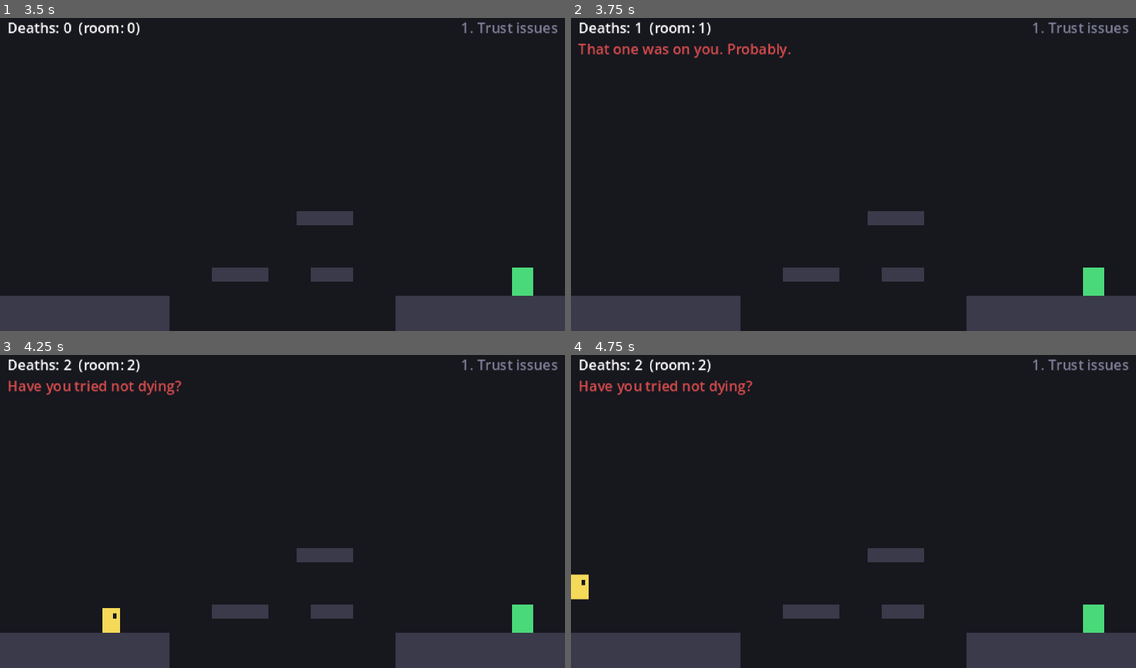
Above: before the commit, frames 1-4 (two rows, left to right).
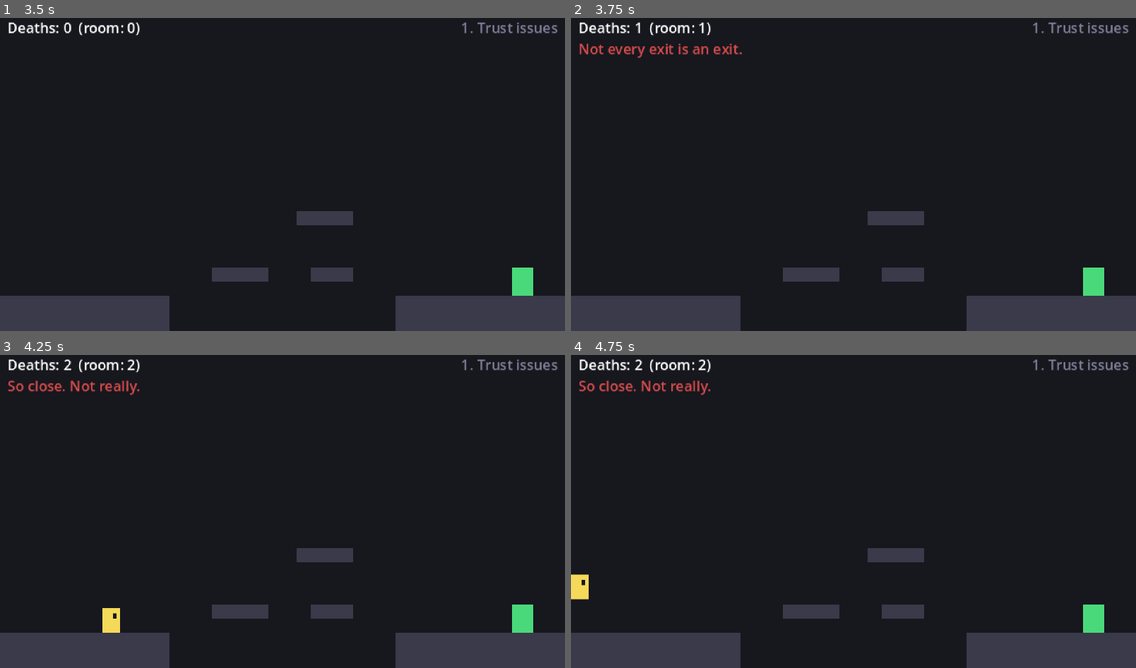
Above: after the commit, the same moments.

Repository: anthony-developer-FS/evil-rage
Game: Godot game, scene res://scenes/main.tscn
Same seed, same stepped clock (60 frames per second), same inputs: the game is played once before the commit and once after it.
Inputs:
- Up to frame 1 (3.5 s): tap Enter at 0.5 s; hold Space (jump) 0.53-1.28 s; hold D (move_right) 0.53-2.03 s; tap Space (jump) at 1.35, 1.52, 1.82, 2.85, 3.02, 3.32 s; hold A (move_left) 2.03-2.78 s; hold Space (jump) 2.03-2.78 s; hold D (move_right) from 2.78 s (still down)
- Up to frame 2 (3.75 s): keep holding D (move_right); hold Space (jump) from 3.53 s (still down)
- Up to frame 3 (4.25 s): keep holding D (move_right); keep holding Space (jump); tap R (restart) at 4.15 s
- Up to frame 4 (4.75 s): release D (move_right) at 4.28 s; release Space (jump) at 4.28 s; hold A (move_left) from 4.28 s (still down); tap Space (jump) at 4.35, 4.52 s

Frame 1 is identical in both runs. In frame 2, 0.8% of the frame differs, in the area x 1-39%, y 8-13%; in frame 3, 0.7%; in frame 4, 0.7%.

Commit message:
Add rooms 7 to 12 with a spring pad and a decoy exit
Six more rooms chain on from room 6: a decoy exit, a spring that only
clears the wall if you don't hold jump, a wall-jump shaft with a
trapdoor at the top, a spring you must hold, a crumbling bridge into pop
spikes, and a finale that mixes them. Room 12 is now the last room.

The spring calls Player.launch(), which counts as a jump so releasing
jump cuts the bounce short. Level tests get scripted solve and naive
runs for every new room, troll tests cover the spring and decoy, and
level_test can now run selected rooms and trace the player's path.

Co-Authored-By: Claude Opus 5.5 (1M context) <noreply@anthropic.com>
Claude-Session: https://claude.ai/code/session_01F1aEtjpwUALM39CZ6aHbtG

Diff:
--- /dev/null
+++ b/scenes/objects/spring.tscn
@@ -0,0 +1,10 @@
+[gd_scene load_steps=2 format=3]
+
+[ext_resource type="Script" path="res://scripts/spring.gd" id="1"]
+
+[node name="Spring" type="Area2D"]
+collision_layer = 0
+collision_mask = 2
+script = ExtResource("1")
+
+[node name="CollisionShape2D" type="CollisionShape2D" parent="."]
--- a/scenes/rooms/room_06.tscn
+++ b/scenes/rooms/room_06.tscn
@@ -55,6 +55,7 @@
 
 [node name="Goal" parent="." instance=ExtResource("runaway")]
 position = Vector2(240, 160)
+next_room = "res://scenes/rooms/room_07.tscn"
 flee_points = PackedVector2Array(296, 160)
 
 [node name="Player" parent="." instance=ExtResource("player")]
--- /dev/null
+++ b/scenes/rooms/room_07.tscn
@@ -0,0 +1,67 @@
+[gd_scene load_steps=7 format=3]
+
+[ext_resource type="Script" path="res://scripts/room.gd" id="room"]
+[ext_resource type="PackedScene" path="res://scenes/objects/player.tscn" id="player"]
+[ext_resource type="PackedScene" path="res://scenes/objects/block.tscn" id="block"]
+[ext_resource type="PackedScene" path="res://scenes/objects/hazard.tscn" id="hazard"]
+[ext_resource type="PackedScene" path="res://scenes/trolls/decoy_goal.tscn" id="decoy"]
+[ext_resource type="PackedScene" path="res://scenes/objects/goal.tscn" id="goal"]
+
+[node name="Room07" type="Node2D"]
+script = ExtResource("room")
+
+[node name="Background" type="ColorRect" parent="."]
+offset_right = 320.0
+offset_bottom = 180.0
+color = Color(0.09, 0.09, 0.12, 1)
+
+[node name="Title" type="Label" parent="."]
+offset_left = 160.0
+offset_top = 2.0
+offset_right = 316.0
+offset_bottom = 14.0
+horizontal_alignment = 2
+theme_override_colors/font_color = Color(0.5, 0.5, 0.6, 1)
+theme_override_font_sizes/font_size = 8
+text = "7. Exit, stage left"
+
+[node name="WallLeft" parent="." instance=ExtResource("block")]
+position = Vector2(-16, -64)
+size = Vector2(16, 244)
+
+[node name="WallRight" parent="." instance=ExtResource("block")]
+position = Vector2(320, -64)
+size = Vector2(16, 244)
+
+[node name="Floor" parent="." instance=ExtResource("block")]
+position = Vector2(0, 160)
+size = Vector2(320, 20)
+
+[node name="Spikes" parent="." instance=ExtResource("hazard")]
+position = Vector2(96, 152)
+size = Vector2(16, 8)
+
+[node name="Step1" parent="." instance=ExtResource("block")]
+position = Vector2(184, 132)
+size = Vector2(24, 8)
+
+[node name="Step2" parent="." instance=ExtResource("block")]
+position = Vector2(224, 104)
+size = Vector2(32, 8)
+
+[node name="Ledge" parent="." instance=ExtResource("block")]
+position = Vector2(80, 72)
+size = Vector2(120, 8)
+
+[node name="Exit" parent="." instance=ExtResource("decoy")]
+position = Vector2(296, 160)
+
+[node name="Spawn" type="Marker2D" parent="."]
+position = Vector2(24, 160)
+
+[node name="Goal" parent="." instance=ExtResource("goal")]
+position = Vector2(96, 72)
+next_room = "res://scenes/rooms/room_08.tscn"
+
+[node name="Player" parent="." instance=ExtResource("player")]
+position = Vector2(24, 160)
--- /dev/null
+++ b/scenes/rooms/room_08.tscn
@@ -0,0 +1,65 @@
+[gd_scene load_steps=7 format=3]
+
+[ext_resource type="Script" path="res://scripts/room.gd" id="room"]
+[ext_resource type="PackedScene" path="res://scenes/objects/player.tscn" id="player"]
+[ext_resource type="PackedScene" path="res://scenes/objects/block.tscn" id="block"]
+[ext_resource type="PackedScene" path="res://scenes/objects/hazard.tscn" id="hazard"]
+[ext_resource type="PackedScene" path="res://scenes/objects/spring.tscn" id="spring"]
+[ext_resource type="PackedScene" path="res://scenes/objects/goal.tscn" id="goal"]
+
+[node name="Room08" type="Node2D"]
+script = ExtResource("room")
+
+[node name="Background" type="ColorRect" parent="."]
+offset_right = 320.0
+offset_bottom = 180.0
+color = Color(0.09, 0.09, 0.12, 1)
+
+[node name="Title" type="Label" parent="."]
+offset_left = 160.0
+offset_top = 2.0
+offset_right = 316.0
+offset_bottom = 14.0
+horizontal_alignment = 2
+theme_override_colors/font_color = Color(0.5, 0.5, 0.6, 1)
+theme_override_font_sizes/font_size = 8
+text = "8. Don't hold it"
+
+[node name="WallLeft" parent="." instance=ExtResource("block")]
+position = Vector2(-16, -64)
+size = Vector2(16, 244)
+
+[node name="WallRight" parent="." instance=ExtResource("block")]
+position = Vector2(320, -64)
+size = Vector2(16, 244)
+
+[node name="Floor" parent="." instance=ExtResource("block")]
+position = Vector2(0, 160)
+size = Vector2(320, 20)
+
+[node name="Ceiling" parent="." instance=ExtResource("block")]
+position = Vector2(96, 0)
+size = Vector2(112, 24)
+
+[node name="CeilingSpikes" parent="." instance=ExtResource("hazard")]
+position = Vector2(96, 32)
+size = Vector2(112, 8)
+scale = Vector2(1, -1)
+
+[node name="Wall" parent="." instance=ExtResource("block")]
+position = Vector2(176, 96)
+size = Vector2(16, 64)
+
+[node name="Spring" parent="." instance=ExtResource("spring")]
+position = Vector2(152, 156)
+power = 800.0
+
+[node name="Spawn" type="Marker2D" parent="."]
+position = Vector2(24, 160)
+
+[node name="Goal" parent="." instance=ExtResource("goal")]
+position = Vector2(296, 160)
+next_room = "res://scenes/rooms/room_09.tscn"
+
+[node name="Player" parent="." instance=ExtResource("player")]
+position = Vector2(24, 160)
--- /dev/null
+++ b/scenes/rooms/room_09.tscn
@@ -0,0 +1,72 @@
+[gd_scene load_steps=7 format=3]
+
+[ext_resource type="Script" path="res://scripts/room.gd" id="room"]
+[ext_resource type="PackedScene" path="res://scenes/objects/player.tscn" id="player"]
+[ext_resource type="PackedScene" path="res://scenes/objects/block.tscn" id="block"]
+[ext_resource type="PackedScene" path="res://scenes/trolls/fake_floor.tscn" id="fake"]
+[ext_resource type="PackedScene" path="res://scenes/objects/hazard.tscn" id="hazard"]
+[ext_resource type="PackedScene" path="res://scenes/objects/goal.tscn" id="goal"]
+
+[node name="Room09" type="Node2D"]
+script = ExtResource("room")
+
+[node name="Background" type="ColorRect" parent="."]
+offset_right = 320.0
+offset_bottom = 180.0
+color = Color(0.09, 0.09, 0.12, 1)
+
+[node name="Title" type="Label" parent="."]
+offset_left = 160.0
+offset_top = 2.0
+offset_right = 316.0
+offset_bottom = 14.0
+horizontal_alignment = 2
+theme_override_colors/font_color = Color(0.5, 0.5, 0.6, 1)
+theme_override_font_sizes/font_size = 8
+text = "9. Shaft"
+
+[node name="WallLeft" parent="." instance=ExtResource("block")]
+position = Vector2(-16, -64)
+size = Vector2(16, 244)
+
+[node name="WallRight" parent="." instance=ExtResource("block")]
+position = Vector2(320, -64)
+size = Vector2(16, 244)
+
+[node name="Floor" parent="." instance=ExtResource("block")]
+position = Vector2(0, 160)
+size = Vector2(184, 20)
+
+[node name="Pillar" parent="." instance=ExtResource("block")]
+position = Vector2(120, -64)
+size = Vector2(16, 192)
+
+[node name="ShaftWall" parent="." instance=ExtResource("block")]
+position = Vector2(168, 32)
+size = Vector2(16, 128)
+
+[node name="Trapdoor" parent="." instance=ExtResource("fake")]
+position = Vector2(184, 32)
+size = Vector2(32, 8)
+
+[node name="Shelf" parent="." instance=ExtResource("block")]
+position = Vector2(216, 32)
+size = Vector2(104, 8)
+
+[node name="PitFloor" parent="." instance=ExtResource("block")]
+position = Vector2(184, 168)
+size = Vector2(136, 12)
+
+[node name="PitSpikes" parent="." instance=ExtResource("hazard")]
+position = Vector2(184, 160)
+size = Vector2(136, 8)
+
+[node name="Spawn" type="Marker2D" parent="."]
+position = Vector2(24, 160)
+
+[node name="Goal" parent="." instance=ExtResource("goal")]
+position = Vector2(296, 32)
+next_room = "res://scenes/rooms/room_10.tscn"
+
+[node name="Player" parent="." instance=ExtResource("player")]
+position = Vector2(24, 160)
--- /dev/null
+++ b/scenes/rooms/room_10.tscn
@@ -0,0 +1,65 @@
+[gd_scene load_steps=7 format=3]
+
+[ext_resource type="Script" path="res://scripts/room.gd" id="room"]
+[ext_resource type="PackedScene" path="res://scenes/objects/player.tscn" id="player"]
+[ext_resource type="PackedScene" path="res://scenes/objects/block.tscn" id="block"]
+[ext_resource type="PackedScene" path="res://scenes/objects/spring.tscn" id="spring"]
+[ext_resource type="PackedScene" path="res://scenes/objects/hazard.tscn" id="hazard"]
+[ext_resource type="PackedScene" path="res://scenes/trolls/runaway_goal.tscn" id="runaway"]
+
+[node name="Room10" type="Node2D"]
+script = ExtResource("room")
+
+[node name="Background" type="ColorRect" parent="."]
+offset_right = 320.0
+offset_bottom = 180.0
+color = Color(0.09, 0.09, 0.12, 1)
+
+[node name="Title" type="Label" parent="."]
+offset_left = 160.0
+offset_top = 2.0
+offset_right = 316.0
+offset_bottom = 14.0
+horizontal_alignment = 2
+theme_override_colors/font_color = Color(0.5, 0.5, 0.6, 1)
+theme_override_font_sizes/font_size = 8
+text = "10. Now hold it"
+
+[node name="WallLeft" parent="." instance=ExtResource("block")]
+position = Vector2(-16, -64)
+size = Vector2(16, 244)
+
+[node name="WallRight" parent="." instance=ExtResource("block")]
+position = Vector2(320, -64)
+size = Vector2(16, 244)
+
+[node name="FloorStart" parent="." instance=ExtResource("block")]
+position = Vector2(0, 160)
+size = Vector2(112, 20)
+
+[node name="Spring" parent="." instance=ExtResource("spring")]
+position = Vector2(88, 156)
+power = 480.0
+
+[node name="PitFloor" parent="." instance=ExtResource("block")]
+position = Vector2(112, 168)
+size = Vector2(208, 12)
+
+[node name="PitSpikes" parent="." instance=ExtResource("hazard")]
+position = Vector2(112, 160)
+size = Vector2(208, 8)
+
+[node name="High" parent="." instance=ExtResource("block")]
+position = Vector2(168, 64)
+size = Vector2(152, 8)
+
+[node name="Spawn" type="Marker2D" parent="."]
+position = Vector2(24, 160)
+
+[node name="Goal" parent="." instance=ExtResource("runaway")]
+position = Vector2(232, 64)
+next_room = "res://scenes/rooms/room_11.tscn"
+flee_points = PackedVector2Array(300, 64)
+
+[node name="Player" parent="." instance=ExtResource("player")]
+position = Vector2(24, 160)
--- /dev/null
+++ b/scenes/rooms/room_11.tscn
@@ -0,0 +1,87 @@
+[gd_scene load_steps=7 format=3]
+
+[ext_resource type="Script" path="res://scripts/room.gd" id="room"]
+[ext_resource type="PackedScene" path="res://scenes/objects/player.tscn" id="player"]
+[ext_resource type="PackedScene" path="res://scenes/objects/block.tscn" id="block"]
+[ext_resource type="PackedScene" path="res://scenes/trolls/fake_floor.tscn" id="fake"]
+[ext_resource type="PackedScene" path="res://scenes/trolls/pop_spikes.tscn" id="pop"]
+[ext_resource type="PackedScene" path="res://scenes/objects/goal.tscn" id="goal"]
+
+[node name="Room11" type="Node2D"]
+script = ExtResource("room")
+
+[node name="Background" type="ColorRect" parent="."]
+offset_right = 320.0
+offset_bottom = 180.0
+color = Color(0.09, 0.09, 0.12, 1)
+
+[node name="Title" type="Label" parent="."]
+offset_left = 160.0
+offset_top = 2.0
+offset_right = 316.0
+offset_bottom = 14.0
+horizontal_alignment = 2
+theme_override_colors/font_color = Color(0.5, 0.5, 0.6, 1)
+theme_override_font_sizes/font_size = 8
+text = "11. Don't stop"
+
+[node name="WallLeft" parent="." instance=ExtResource("block")]
+position = Vector2(-16, -64)
+size = Vector2(16, 244)
+
+[node name="WallRight" parent="." instance=ExtResource("block")]
+position = Vector2(320, -64)
+size = Vector2(16, 244)
+
+[node name="FloorStart" parent="." instance=ExtResource("block")]
+position = Vector2(0, 160)
+size = Vector2(64, 20)
+
+[node name="Bridge1" parent="." instance=ExtResource("fake")]
+position = Vector2(64, 160)
+size = Vector2(32, 20)
+delay = 0.3
+
+[node name="Bridge2" parent="." instance=ExtResource("fake")]
+position = Vector2(96, 160)
+size = Vector2(32, 20)
+delay = 0.3
+
+[node name="Bridge3" parent="." instance=ExtResource("fake")]
+position = Vector2(128, 160)
+size = Vector2(32, 20)
+delay = 0.3
+
+[node name="Bridge4" parent="." instance=ExtResource("fake")]
+position = Vector2(160, 160)
+size = Vector2(32, 20)
+delay = 0.3
+
+[node name="Bridge5" parent="." instance=ExtResource("fake")]
+position = Vector2(192, 160)
+size = Vector2(32, 20)
+delay = 0.3
+
+[node name="Bridge6" parent="." instance=ExtResource("fake")]
+position = Vector2(224, 160)
+size = Vector2(32, 20)
+delay = 0.3
+
+[node name="FloorEnd" parent="." instance=ExtResource("block")]
+position = Vector2(256, 160)
+size = Vector2(64, 20)
+
+[node name="Surprise" parent="." instance=ExtResource("pop")]
+position = Vector2(256, 152)
+size = Vector2(32, 8)
+trigger = Rect2(-4, -40, 40, 40)
+
+[node name="Spawn" type="Marker2D" parent="."]
+position = Vector2(24, 160)
+
+[node name="Goal" parent="." instance=ExtResource("goal")]
+position = Vector2(304, 160)
+next_room = "res://scenes/rooms/room_12.tscn"
+
+[node name="Player" parent="." instance=ExtResource("player")]
+position = Vector2(24, 160)
--- /dev/null
+++ b/scenes/rooms/room_12.tscn
@@ -0,0 +1,74 @@
+[gd_scene load_steps=9 format=3]
+
+[ext_resource type="Script" path="res://scripts/room.gd" id="room"]
+[ext_resource type="PackedScene" path="res://scenes/objects/player.tscn" id="player"]
+[ext_resource type="PackedScene" path="res://scenes/objects/block.tscn" id="block"]
+[ext_resource type="PackedScene" path="res://scenes/trolls/fake_floor.tscn" id="fake"]
+[ext_resource type="PackedScene" path="res://scenes/trolls/pop_spikes.tscn" id="pop"]
+[ext_resource type="PackedScene" path="res://scenes/objects/spring.tscn" id="spring"]
+[ext_resource type="PackedScene" path="res://scenes/trolls/decoy_goal.tscn" id="decoy"]
+[ext_resource type="PackedScene" path="res://scenes/trolls/runaway_goal.tscn" id="runaway"]
+
+[node name="Room12" type="Node2D"]
+script = ExtResource("room")
+
+[node name="Background" type="ColorRect" parent="."]
+offset_right = 320.0
+offset_bottom = 180.0
+color = Color(0.09, 0.09, 0.12, 1)
+
+[node name="Title" type="Label" parent="."]
+offset_left = 160.0
+offset_top = 2.0
+offset_right = 316.0
+offset_bottom = 14.0
+horizontal_alignment = 2
+theme_override_colors/font_color = Color(0.5, 0.5, 0.6, 1)
+theme_override_font_sizes/font_size = 8
+text = "12. The end?"
+
+[node name="WallLeft" parent="." instance=ExtResource("block")]
+position = Vector2(-16, -64)
+size = Vector2(16, 244)
+
+[node name="WallRight" parent="." instance=ExtResource("block")]
+position = Vector2(320, -64)
+size = Vector2(16, 244)
+
+[node name="FloorStart" parent="." instance=ExtResource("block")]
+position = Vector2(0, 160)
+size = Vector2(56, 20)
+
+[node name="TakeOff" parent="." instance=ExtResource("fake")]
+position = Vector2(56, 160)
+size = Vector2(24, 20)
+
+[node name="Floor" parent="." instance=ExtResource("block")]
+position = Vector2(96, 160)
+size = Vector2(224, 20)
+
+[node name="Surprise" parent="." instance=ExtResource("pop")]
+position = Vector2(160, 152)
+size = Vector2(32, 8)
+trigger = Rect2(-4, -40, 40, 40)
+
+[node name="Spring" parent="." instance=ExtResource("spring")]
+position = Vector2(240, 156)
+power = 480.0
+
+[node name="Ledge" parent="." instance=ExtResource("block")]
+position = Vector2(280, 88)
+size = Vector2(40, 8)
+
+[node name="Exit" parent="." instance=ExtResource("decoy")]
+position = Vector2(296, 160)
+
+[node name="Spawn" type="Marker2D" parent="."]
+position = Vector2(24, 160)
+
+[node name="Goal" parent="." instance=ExtResource("runaway")]
+position = Vector2(290, 88)
+flee_points = PackedVector2Array(310, 88)
+
+[node name="Player" parent="." instance=ExtResource("player")]
+position = Vector2(24, 160)
--- /dev/null
+++ b/scenes/trolls/decoy_goal.tscn
@@ -0,0 +1,15 @@
+[gd_scene load_steps=3 format=3]
+
+[ext_resource type="Script" path="res://scripts/trolls/decoy_goal.gd" id="1"]
+
+[sub_resource type="RectangleShape2D" id="shape"]
+size = Vector2(12, 16)
+
+[node name="DecoyGoal" type="Area2D"]
+collision_layer = 0
+collision_mask = 2
+script = ExtResource("1")
+
+[node name="CollisionShape2D" type="CollisionShape2D" parent="."]
+position = Vector2(0, -8)
+shape = SubResource("shape")
--- a/scripts/game.gd
+++ b/scripts/game.gd
@@ -15,6 +15,9 @@
 	"Trust nothing. Especially me.",
 	"So close. Not really.",
 	"Your controller is fine. You're not.",
+	"Not every exit is an exit.",
+	"You held jump, didn't you?",
+	"Up is a direction. Not always the right one.",
 ]
 
 var total_deaths := 0
--- a/scripts/player.gd
+++ b/scripts/player.gd
@@ -21,7 +21,8 @@
 		return
 
 	var input_dir := Input.get_axis("move_left", "move_right")
-	var on_floor := is_on_floor()
+	# Launched off the floor this tick (by a spring) counts as airborne.
+	var on_floor := is_on_floor() and velocity.y >= 0.0
 	var wall_dir := _get_wall_dir()
 
 	_tick_timers(delta, on_floor)
@@ -50,6 +51,15 @@
 	is_dead = true
 	velocity = Vector2.ZERO
 	died.emit()
+
+
+## Throws the player upward, as a spring does. It counts as a jump: let go of jump
+## early and the rise is cut short, so holding jump decides how high they go.
+func launch(speed: float) -> void:
+	velocity.y = -speed
+	_jumping = true
+	_coyote_timer = 0.0
+	_buffer_timer = 0.0
 
 
 func _tick_timers(delta: float, on_floor: bool) -> void:
--- /dev/null
+++ b/scripts/spring.gd
@@ -0,0 +1,43 @@
+@tool
+class_name Spring
+extends Area2D
+## Bounce pad. Sits on top of the floor and launches the player on touch. Hold jump
+## for the full bounce, let go for a short one.
+
+@export var size := Vector2(16, 4):
+	set(value):
+		size = value
+		_sync()
+## Launch speed. The full bounce reaches about speed² / 1800 pixels.
+@export var power := 420.0
+@export var color := Color("4ac0d9")
+
+
+func _ready() -> void:
+	_sync()
+	if not Engine.is_editor_hint():
+		body_entered.connect(_on_body_entered)
+
+
+func _sync() -> void:
+	if not is_inside_tree():
+		return
+	var shape := $CollisionShape2D as CollisionShape2D
+	if shape:
+		var rect := RectangleShape2D.new()
+		rect.size = size
+		shape.shape = rect
+		shape.position = size / 2.0
+	queue_redraw()
+
+
+func _draw() -> void:
+	# Pad on top, coil underneath.
+	draw_rect(Rect2(0, 0, size.x, 2), color)
+	for x in range(2, int(size.x) - 1, 4):
+		draw_rect(Rect2(x, 2, 2, size.y - 2), color.darkened(0.4))
+
+
+func _on_body_entered(body: Node2D) -> void:
+	if body is Player and not body.is_dead and body.velocity.y >= 0.0:
+		body.launch(power)
--- /dev/null
+++ b/scripts/trolls/decoy_goal.gd
@@ -0,0 +1,27 @@
+@tool
+class_name DecoyGoal
+extends Goal
+## Looks exactly like the exit. Bites.
+
+var _bit := false
+
+
+func _draw() -> void:
+	if not _bit:
+		super()
+		return
+	# Show its teeth for the moment before the room reloads.
+	draw_rect(Rect2(-6, -16, 12, 16), Color("d94a4a"))
+	for i in 3:
+		var x := -6 + i * 4
+		draw_colored_polygon(PackedVector2Array([
+			Vector2(x, -10), Vector2(x + 2, -6), Vector2(x + 4, -10)
+		]), Color("1a1a22"))
+
+
+func _on_body_entered(body: Node2D) -> void:
+	if not body is Player or body.is_dead:
+		return
+	_bit = true
+	queue_redraw()
+	body.die()
--- a/tests/level_test.gd
+++ b/tests/level_test.gd
@@ -2,6 +2,7 @@
 ## Proves every prototype room can be beaten by playing a scripted run through it,
 ## and that the obvious naive route fails because of the troll. Run with:
 ##   godot --headless --path . res://tests/level_test.tscn
+## Pass room names after "--" to check only those rooms, e.g. "-- room_07 room_08".
 ## Exits with code 0 when every check passes, 1 otherwise.
 ##
 ## Script commands: ["right", x] / ["left", x] hold a direction until the player
@@ -9,7 +10,16 @@
 ## current direction. ["hold", frames] keeps the direction. ["idle", frames] lets go.
 ## After the script ends the current direction is held until the run resolves.
 
-const RUNS := {
+## Room 9: walk into the shaft, then wall jump between its walls until the top.
+const SHAFT_CLIMB := [
+	["right", 162.5], ["jump", 20], ["jump", 8],
+	["left", 141.5], ["jump", 8], ["right", 162.5], ["jump", 8],
+	["left", 141.5], ["jump", 8], ["right", 162.5], ["jump", 8],
+	["left", 141.5], ["jump", 8], ["right", 162.5], ["jump", 8],
+	["left", 141.5], ["jump", 8],
+]
+
+var runs := {
 	"room_01": {
 		"solve": [["right", 84], ["jump", 60], ["idle", 20], ["right", 142], ["jump", 60], ["right", 400]],
 		"naive": [["right", 84], ["jump", 60], ["idle", 20], ["right", 148], ["jump", 8], ["right", 400]],
@@ -34,15 +44,43 @@
 		"solve": [["right", 50], ["jump", 60], ["right", 148], ["jump", 60], ["right", 400]],
 		"naive": [["right", 400]],
 	},
+	"room_07": {
+		"solve": [["right", 84], ["jump", 60], ["right", 150], ["jump", 60], ["right", 200], ["jump", 60], ["idle", 40], ["left", 240], ["jump", 60], ["left", 0]],
+		"naive": [["right", 84], ["jump", 60], ["right", 400]],
+	},
+	"room_08": {
+		"solve": [["right", 400]],
+		"naive": [["right", 100], ["jump", 200], ["right", 400]],
+	},
+	"room_09": {
+		# Same climb both times. Hopping off it onto the trapdoor is the trap.
+		"solve": SHAFT_CLIMB + [["right", 175], ["idle", 30], ["right", 177], ["jump", 60], ["right", 400]],
+		"naive": SHAFT_CLIMB + [["right", 400]],
+	},
+	"room_10": {
+		"solve": [["right", 40], ["jump", 200], ["right", 400]],
+		"naive": [["right", 400]],
+	},
+	"room_11": {
+		"solve": [["right", 236], ["jump", 60], ["right", 400]],
+		"naive": [["right", 400]],
+	},
+	"room_12": {
+		"solve": [["right", 48], ["jump", 60], ["right", 140], ["jump", 60], ["right", 196], ["jump", 200], ["right", 400]],
+		"naive": [["right", 76], ["jump", 60], ["right", 400]],
+	},
 }
 
 var _failures := 0
 
 
 func _ready() -> void:
-	for room_name in RUNS:
+	var only := OS.get_cmdline_user_args()
+	for room_name in runs:
+		if not only.is_empty() and not room_name in only:
+			continue
 		for kind in ["solve", "naive"]:
-			var result: String = await _play(room_name, RUNS[room_name][kind])
+			var result: String = await _play(room_name, runs[room_name][kind])
 			var ok: bool = (result == "goal") == (kind == "solve")
 			print("%s  %s %s -> %s" % ["ok  " if ok else "FAIL", room_name, kind, result])
 			if not ok:
@@ -60,6 +98,12 @@
 	var state := {"result": ""}
 	room.player.died.connect(func() -> void: state.result = "dead")
 	room.get_node("Goal").reached.connect(func() -> void: state.result = "goal")
+	# Set LEVEL_TRACE=1 to print the player's path while writing a run.
+	var trace := func() -> void:
+		if Engine.get_physics_frames() % 6 == 0 and state.result == "":
+			print("      ", room.player.global_position.round(), " v", room.player.velocity.round())
+	if OS.get_environment("LEVEL_TRACE") != "":
+		get_tree().physics_frame.connect(trace)
 
 	var dir := ""
 	for cmd in script:
@@ -87,6 +131,8 @@
 	await _frames(600, state)
 	if state.result == "":
 		print("      timed out with player at ", room.player.global_position, " goal at ", room.get_node("Goal").global_position)
+	if get_tree().physics_frame.is_connected(trace):
+		get_tree().physics_frame.disconnect(trace)
 	_set_dir("")
 	Input.action_release("jump")
 	room.queue_free()
--- a/tests/troll_test.gd
+++ b/tests/troll_test.gd
@@ -10,6 +10,8 @@
 const RUNAWAY_GOAL := preload("res://scenes/trolls/runaway_goal.tscn")
 const INVISIBLE_BLOCK := preload("res://scenes/trolls/invisible_block.tscn")
 const FALLING_CEILING := preload("res://scenes/trolls/falling_ceiling.tscn")
+const DECOY_GOAL := preload("res://scenes/trolls/decoy_goal.tscn")
+const SPRING := preload("res://scenes/objects/spring.tscn")
 
 var _failures := 0
 var _world: Node2D
@@ -23,6 +25,9 @@
 	await _run("invisible block appears and bonks", _test_invisible_block)
 	await _run("falling ceiling crushes the player", _test_falling_ceiling)
 	await _run("falling ceiling lands on the floor", _test_ceiling_lands)
+	await _run("decoy goal kills instead of finishing", _test_decoy_goal)
+	await _run("spring gives a short hop when walked onto", _test_spring_tap)
+	await _run("spring launches high when jump is held", _test_spring_hold)
 	print("RESULT: %s" % ("PASS" if _failures == 0 else "FAIL (%d)" % _failures))
 	get_tree().quit(0 if _failures == 0 else 1)
 
@@ -117,3 +122,42 @@
 	_player.position = Vector2(20, 159)
 	await _frames(120)
 	return is_equal_approx(ceiling.position.y + ceiling.size.y, 160.0)
+
+
+func _test_decoy_goal() -> bool:
+	var decoy: DecoyGoal = _place(DECOY_GOAL, Vector2(80, 160))
+	var reached := [false]
+	decoy.reached.connect(func() -> void: reached[0] = true)
+	Input.action_press("move_right")
+	await _frames(60)
+	return _player.is_dead and not reached[0]
+
+
+## Peak height reached after walking onto a spring, with or without jump held.
+func _spring_peak(hold_jump: bool) -> float:
+	var spring: Spring = _place(SPRING, Vector2(60, 156))
+	spring.power = 480.0
+	if hold_jump:
+		# Jump from further back so jump is held, not freshly pressed, on landing.
+		_player.position = Vector2(20, 159)
+		Input.action_press("jump")
+	Input.action_press("move_right")
+	var peak := 160.0
+	for i in 120:
+		await _frames(1)
+		peak = minf(peak, _player.global_position.y)
+		if _player.global_position.x > 56.0:
+			Input.action_release("move_right")
+	return 160.0 - peak
+
+
+func _test_spring_tap() -> bool:
+	var height := await _spring_peak(false)
+	print("      spring bounce walked on: %.1f px" % height)
+	return height > 20.0 and height < 40.0
+
+
+func _test_spring_hold() -> bool:
+	var height := await _spring_peak(true)
+	print("      spring bounce jump held: %.1f px" % height)
+	return height > 100.0
Not shown, added: scripts/spring.gd.uid
Not shown, added: scripts/trolls/decoy_goal.gd.uid
